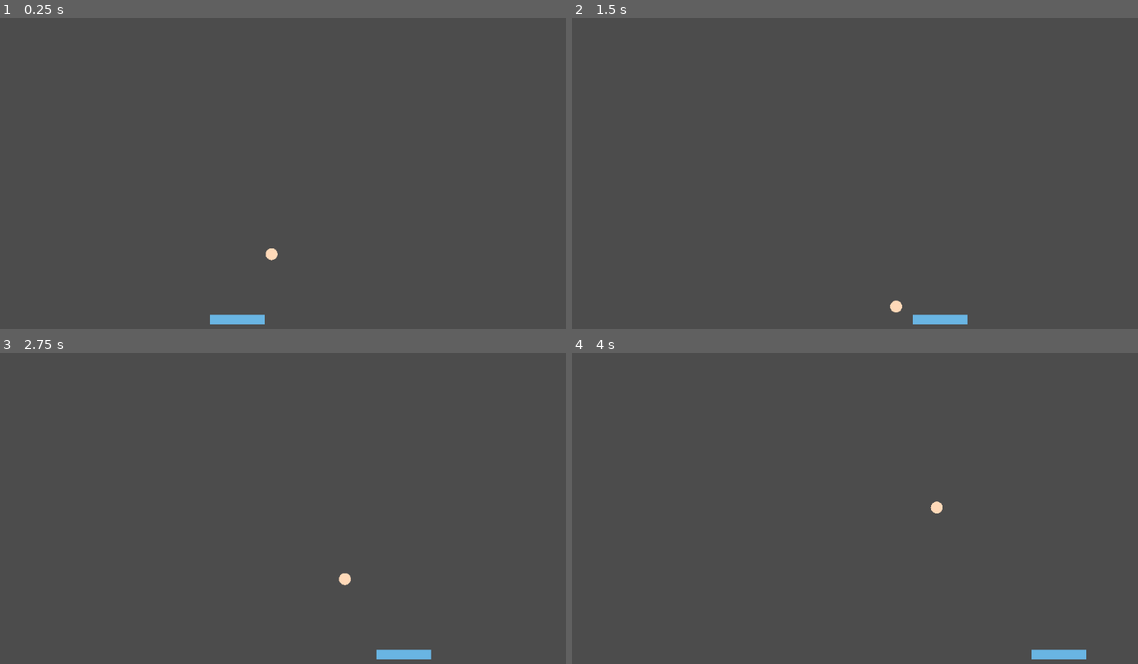
Above: before the commit, frames 1-4 (two rows, left to right).
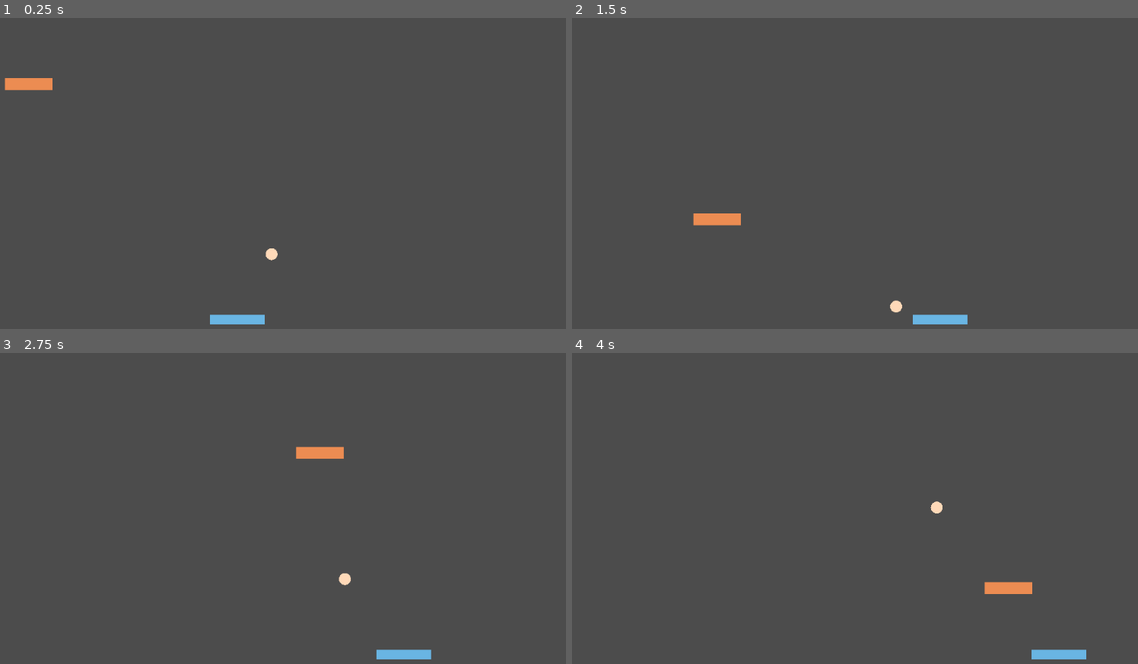
Above: after the commit, the same moments.

Repository: marc-hugh-tom/gmtk-game-jam-2023
Game: Godot game, scene res://scenes/GameState.tscn
Same seed, same stepped clock (60 frames per second), same inputs: the game is played once before the commit and once after it.
Inputs (mouse positions are in pixels of both pictures, inside the frame that each line leads up to):
- Up to frame 1 (0.25 s): no input
- Up to frame 2 (1.5 s): move the mouse to (968, 176) at 0.52 s; press the mouse at (968, 176) at 0.53 s; hold Right (ui_right) 0.53-1.28 s; move the mouse to (713, 210) at 1.27 s; release the mouse at (713, 210) at 1.28 s; hold Left (ui_left) from 1.28 s (still down); click (713, 210) at 1.35 s
- Up to frame 3 (2.75 s): move the mouse to (322, 452) at 2.02 s; release Left (ui_left) at 2.03 s; press the mouse at (322, 452) at 2.03 s; hold Right (ui_right) from 2.03 s (still down)
- Up to frame 4 (4 s): move the mouse to (804, 601) at 2.77 s; release the mouse at (804, 601) at 2.78 s; click (804, 601) at 2.85 s; tap Enter at 3.5 s; move the mouse to (1013, 583) at 3.52 s; release Right (ui_right) at 3.53 s; press the mouse at (1013, 583) at 3.53 s; hold Left (ui_left) from 3.53 s (still down)

The runs differ from the first frame. In frame 1, 0.3% of the frame differs, in the area x 0-10%, y 19-24%; in frame 2, 0.3%; in frame 3, 0.3%; in frame 4, 0.3%.

Commit message:
PlacementUI

Diff:
--- a/project.godot
+++ b/project.godot
@@ -22,6 +22,14 @@
 
 common/drop_mouse_on_gui_input_disabled=true
 
+[input]
+
+left_click={
+"deadzone": 0.5,
+"events": [ Object(InputEventMouseButton,"resource_local_to_scene":false,"resource_name":"","device":0,"alt":false,"shift":false,"control":false,"meta":false,"command":false,"button_mask":0,"position":Vector2( 0, 0 ),"global_position":Vector2( 0, 0 ),"factor":1.0,"button_index":1,"pressed":false,"doubleclick":false,"script":null)
+ ]
+}
+
 [physics]
 
 common/enable_pause_aware_picking=true
--- a/scenes/Block.tscn
+++ b/scenes/Block.tscn
@@ -3,7 +3,7 @@
 [ext_resource path="res://scripts/Block.gd" type="Script" id=1]
 
 [sub_resource type="RectangleShape2D" id=1]
-extents = Vector2( 40, 10 )
+extents = Vector2( 46, 11.25 )
 
 [node name="Block" type="StaticBody2D" groups=["block"]]
 script = ExtResource( 1 )
--- a/scenes/GameState.tscn
+++ b/scenes/GameState.tscn
@@ -18,6 +18,7 @@
 script = ExtResource( 4 )
 
 [node name="PlacementUI" parent="." instance=ExtResource( 5 )]
+position = Vector2( 512, 256 )
 
 [node name="Paddle" parent="." instance=ExtResource( 2 )]
 position = Vector2( 471, 511 )
--- a/scripts/PlacementUI.gd
+++ b/scripts/PlacementUI.gd
@@ -1,7 +1,34 @@
 extends Node2D
 
-# handle displaying next block to place
-# emit signal when placed
+signal block_placed
+
+const BLOCK = preload("res://scenes/Block.tscn")
+const BORDER_MARGIN = 60
+const HALF_SPACING = 3
+const COLUMNS = 8
+const ROWS = 10
+
+var block_size
+
+var guide_block
 
 func _ready():
-	pass # Replace with function body.
+	guide_block = BLOCK.instance()
+	guide_block.set_collision_layer_bit(0, 0)
+	guide_block.set_collision_mask_bit(0, 0)
+	block_size = (
+		guide_block.get_node("CollisionShape2D").get_shape().get_extents() +
+		Vector2.ONE * HALF_SPACING
+	) * 2
+	add_child(guide_block)
+
+func _physics_process(delta):
+	var mouse = get_local_mouse_position()
+	guide_block.set_position(Vector2(
+		clamp(round(mouse.x / block_size.x), -COLUMNS/2, COLUMNS/2) * block_size.x,
+		clamp(round(mouse.y / block_size.y), -ROWS/2, ROWS/2) * block_size.y
+	))
+
+func _input(event):
+	if event.is_action_pressed("left_click"):
+		emit_signal("block_placed", guide_block.get_global_position())
